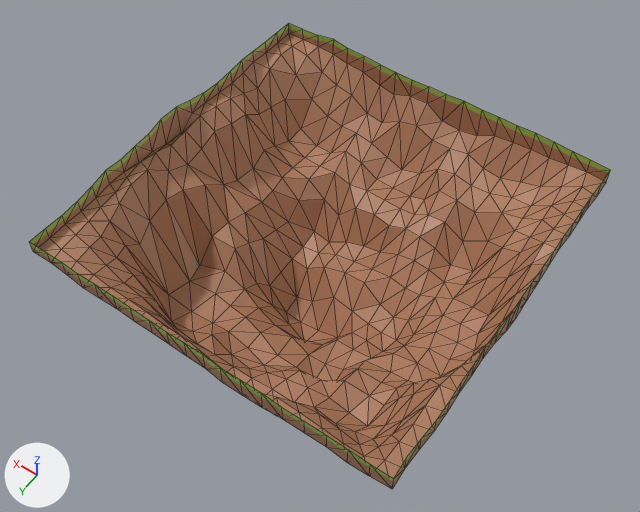
The glTF model public/models/forest-biome-bottom.glb: old version first, new version second.
Rendered twice from a 50 mm camera at (-1.58, 2.29, 3.16) aimed at (0.07, -0.02, -0.47). Arrows for +X, +Y and +Z are at lower left; the lights stay in place. Mesh edges are drawn as thin lines. Vertices at the same position are counted once.

The first picture shows 'Landscape-BOTTOM'.
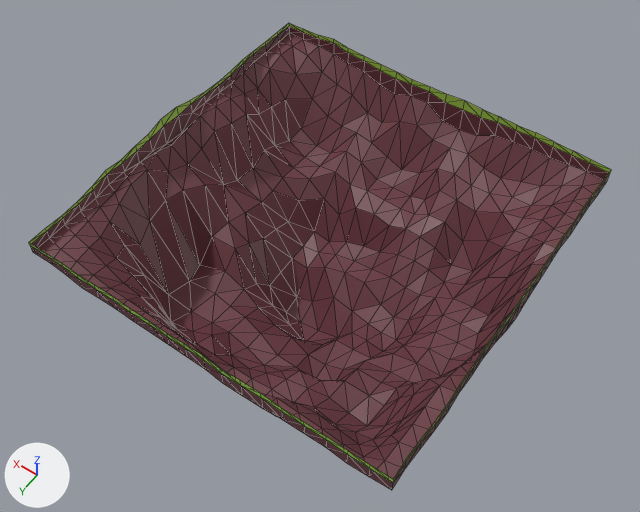
Location of each change, [x1, y1, x2, y2] in pixels of the pictures (640 x 512 px):
'Landscape-BOTTOM', reshaped: before [29, 23, 611, 489]; after [29, 23, 611, 490]
part 1 of me_landscape_004, built on: before [29, 23, 611, 489]; after [29, 23, 611, 490]
part 2 of me_landscape_004, recoloured: [38, 33, 603, 479] in both

The change, as a list of edits to the scene's bpy script:
```text
Add mat_material_012:
    mat_material_012 = principled_material('Material.012')
    mat_material_012.base_color = (0.4, 0.686, 0.0904)  # green #aad855
Add mat_material_011:
    mat_material_011 = principled_material('Material.011')
    mat_material_011.base_color = (0.155, 0.0475, 0.0588)  # brown #6e3e45
Change me_landscape_004:
    used by ob_landscape_bottom; location = (0.0, 0.0, 0.0)
    remove me_landscape_004.from_pydata(...)  # 477 vertices, 875 faces; spans x -0.99..1.01, y -1.0..1.0, z -1.07..0.04
    add me_landscape_004.from_pydata(...)  # 552 vertices, 1026 faces; spans x -0.99..1.01, y -1.0..1.0, z -1.07..0.04
    me_landscape_004 part 1
    153 faces are deleted
    54 vertices are added at x -0.99..1.01, y -1.0..1.0, z -0.06..0.0
    15 new vertices lie (0.0, 0.0, -0.04) away from vertices in x -0.99..1.0, y -0.99..1.0, z 0.0..0.03
    6 new vertices lie (0.0, 0.0, -0.05) away from vertices in x -0.99..1.01, y -0.99..0.05, z 0.0..0.04
    152 new faces join them, mat_material_012 (green #aad855)
    152 new faces join them, mat_material_011 (brown #6e3e45)
    me_landscape_004 part 2: 722 faces spanning x -0.99..1.01, y -1.0..1.0, z -1.07..-0.07 switch from mat_material_006 (picture img_jaggy_uv) to mat_material_011 (brown #6e3e45)
    add me_landscape_004.materials.append(mat_material_012)  # green #aad855
```
